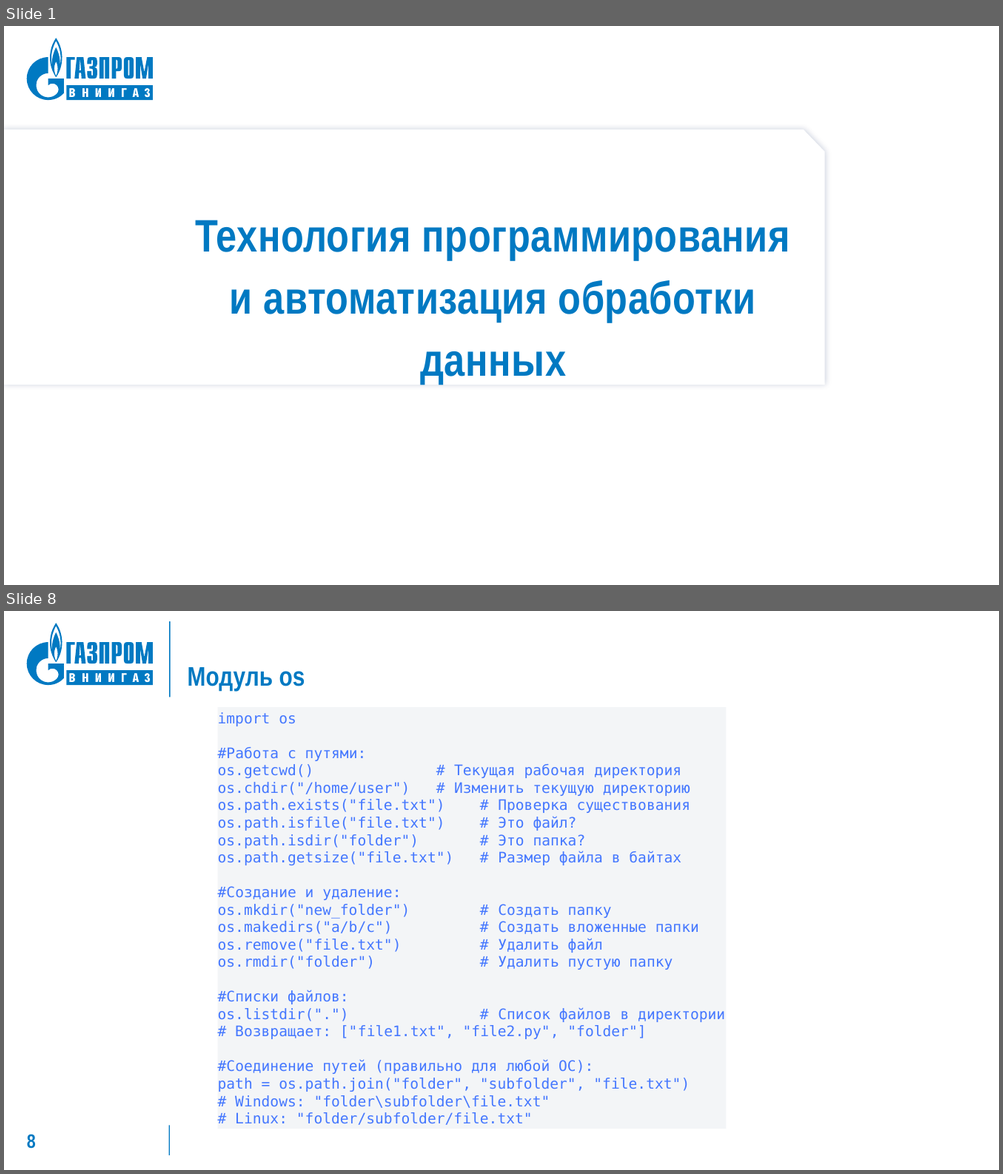
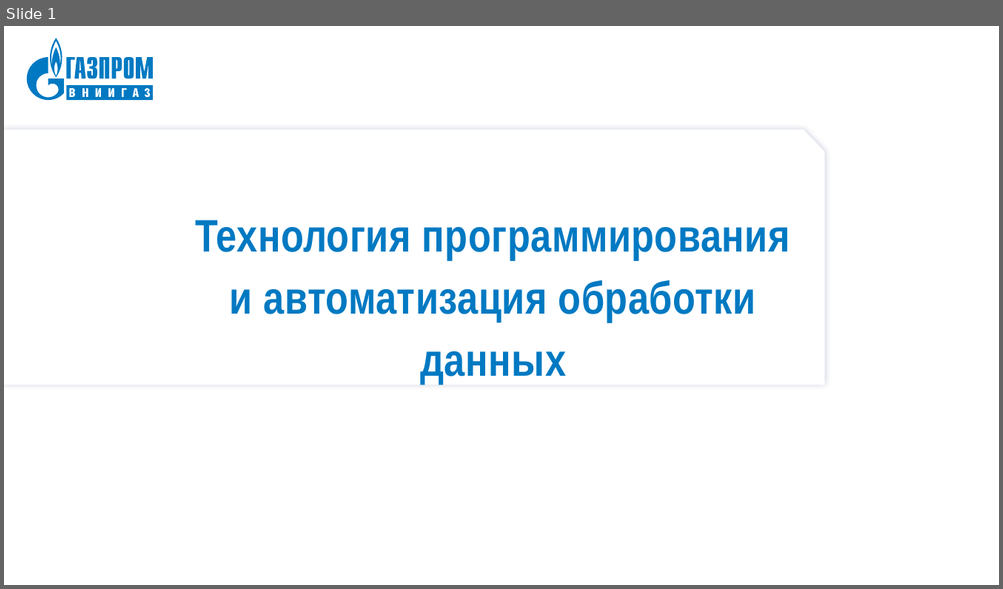
Before and after one commit to fryghts/Python_course, a slide deck: 15/15.pptx. Shown one above the other, each under a label of ours: slides 1 and 8 before the commit, slide 1 after it; the slides between them are not shown. The pictures are 1003x1174 and 1003x589 pixels, drawn with LibreOffice and Linux fonts; fonts in the diff are those of the drawing. Boxes give left, top, right and bottom in pixels: in the first picture for what was removed or moved away, otherwise in the second. Text is boxed around its words. In the diff, an @@ line names an element or a change of style, - is before the commit and + after.

```diff
--- a/15/15.pptx
+++ b/15/15.pptx
@@ slide 8 removed at [4,611,999,1170], background #FFFFFF; not listed: 10 template elements that a slide beside it also shows @@
@@ line removed from (170, 697) to (170, 621) @@
@@ title removed at [188,667,305,691] @@
-Модуль os
@@ rectangle removed at [217,707,726,1129] @@
-import os
-#Работа с путями:
-os.getcwd() # Текущая рабочая директория
-os.chdir("/home/user") # Изменить текущую директорию
-os.path.exists("file.txt") # Проверка существования
-os.path.isfile("file.txt") # Это файл?
-os.path.isdir("folder") # Это папка?
-os.path.getsize("file.txt") # Размер файла в байтах
-#Создание и удаление:
-os.mkdir("new_folder") # Создать папку
-os.makedirs("a/b/c") # Создать вложенные папки
-os.remove("file.txt") # Удалить файл
-os.rmdir("folder") # Удалить пустую папку
-#Списки файлов:
-os.listdir(".") # Список файлов в директории
-# Возвращает: ["file1.txt", "file2.py", "folder"]
-#Соединение путей (правильно для любой ОС):
-path = os.path.join("folder", "subfolder", "file.txt")
-# Windows: "folder\subfolder\file.txt"
-# Linux: "folder/subfolder/file.txt"
@@ page number removed at [27,1134,36,1148] @@
-8
@@ line removed from (170, 1126) to (170, 1156) @@
```
Also in this commit, not shown: 1 slide changed, 2 slides added, 8 other slides removed, 5 other files.
